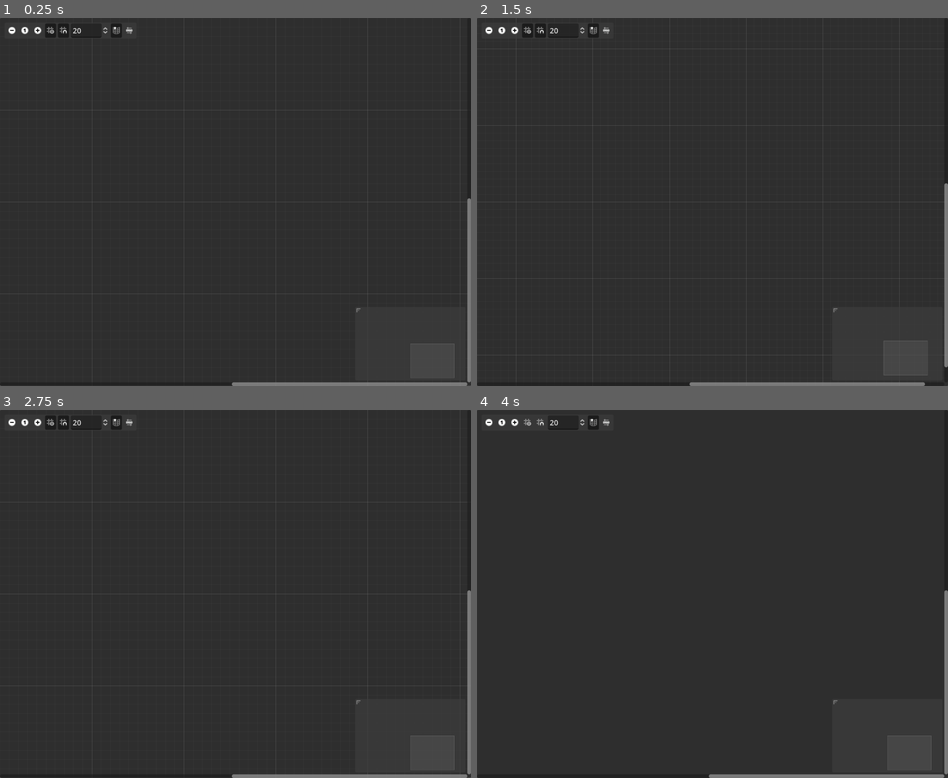
Above: before the commit, frames 1-4 (two rows, left to right).
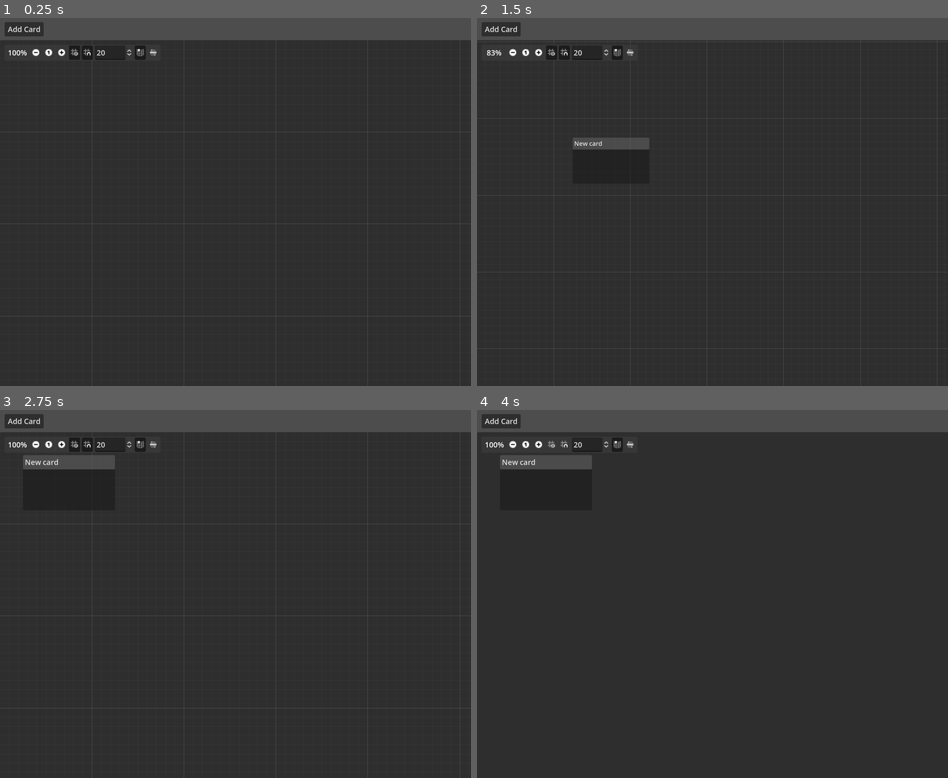
Above: after the commit, the same moments.

Repository: philippedcote/abstract-idea
Game: Godot game, scene res://scenes/main.tscn
The game is run twice, just before and just after one commit, with the same random seed, the same clock (stepped at 60 frames per second) and the same inputs.
Inputs (mouse positions are in pixels of both pictures, inside the frame that each line leads up to; where the layout moved, square brackets give the same spot in the first picture):
- Up to frame 1 (0.25 s): no input
- Up to frame 2 (1.5 s): click (500, 29) at 0.5 s, where only the run after the commit has a clickable "Add Card"; click (514, 51) [491, 29] at 1.25 s
- Up to frame 3 (2.75 s): click (61, 443) [37, 421] at 2 s
- Up to frame 4 (4 s): click (552, 443) [528, 421] at 2.75 s; click (566, 443) [538, 421] at 3.5 s

The runs differ from the first frame. In frame 1, 6.5% of the frame differs, in the area x 0-100%, y 0-100%; in frame 2, 7.2%; in frame 3, 7.2%; in frame 4, 7.0%.
Error after the commit: Invalid assignment of property or key 'show_close' with value of type 'bool' on a base object of type 'GraphNode'. (res://scenes/Canvas.gd:23)

Commit message:
Add Card button added.
It is now possible to add a new card by pressing the Add Card button.

Diff:
--- a/project.godot
+++ b/project.godot
@@ -13,8 +13,8 @@
 config/name="abstract-idea"
 run/main_scene="res://scenes/main.tscn"
 config/features=PackedStringArray("4.0", "GL Compatibility")
+boot_splash/bg_color=Color(0.141176, 0.286275, 0.168627, 1)
 boot_splash/image="res://assets/img/SplashScreen.svg"
-boot_splash/bg_color=Color(0.141176, 0.286275, 0.168627, 1)
 config/icon="res://icon.svg"
 
 [display]
--- /dev/null
+++ b/scenes/Canvas.gd
@@ -0,0 +1,24 @@
+extends GraphEdit
+
+var selected_cards = {}
+
+# Called when the node enters the scene tree for the first time.
+func _ready():
+	pass
+
+
+# Called every frame. 'delta' is the elapsed time since the previous frame.
+func _process(delta):
+	pass
+
+
+func _on_button_button_up():
+	var card = GraphNode.new()
+	get_node(".").add_child(card)
+	card.title = "New card"
+	card.position_offset.x = 50
+	card.position_offset.y = 50
+	card.size.x = 200
+	card.size.y = 120
+	card.show_close = true
+	card.resizable = true
--- a/scenes/main.tscn
+++ b/scenes/main.tscn
@@ -1,8 +1,12 @@
-[gd_scene format=3 uid="uid://evfyb3ghhrc4"]
+[gd_scene load_steps=3 format=3 uid="uid://evfyb3ghhrc4"]
+
+[ext_resource type="Script" path="res://scenes/Canvas.gd" id="1_w0wmn"]
+
+[sub_resource type="Theme" id="Theme_4aiio"]
 
 [node name="Control" type="Control"]
 layout_mode = 3
-anchors_preset = 0
+anchors_preset = 15
 anchor_right = 1.0
 anchor_bottom = 1.0
 grow_horizontal = 2
@@ -10,8 +14,33 @@
 
 [node name="GraphEdit" type="GraphEdit" parent="."]
 layout_mode = 1
-anchors_preset = 15
-anchor_right = 1.0
-anchor_bottom = 1.0
-grow_horizontal = 2
-grow_vertical = 2
+offset_top = 48.0
+offset_right = 2000.0
+offset_bottom = 2096.0
+show_zoom_label = true
+script = ExtResource("1_w0wmn")
+
+[node name="GraphNode" type="GraphNode" parent="GraphEdit"]
+visible = false
+layout_mode = 0
+offset_left = 528.0
+offset_top = 233.0
+offset_right = 874.0
+offset_bottom = 403.0
+mouse_filter = 1
+theme = SubResource("Theme_4aiio")
+title = "Node"
+position_offset = Vector2(528, 233)
+show_close = true
+resizable = true
+
+[node name="Button" type="Button" parent="."]
+layout_mode = 0
+offset_left = 10.0
+offset_top = 9.0
+offset_right = 95.0
+offset_bottom = 40.0
+focus_mode = 0
+text = "Add Card"
+
+[connection signal="button_up" from="Button" to="GraphEdit" method="_on_button_button_up"]
